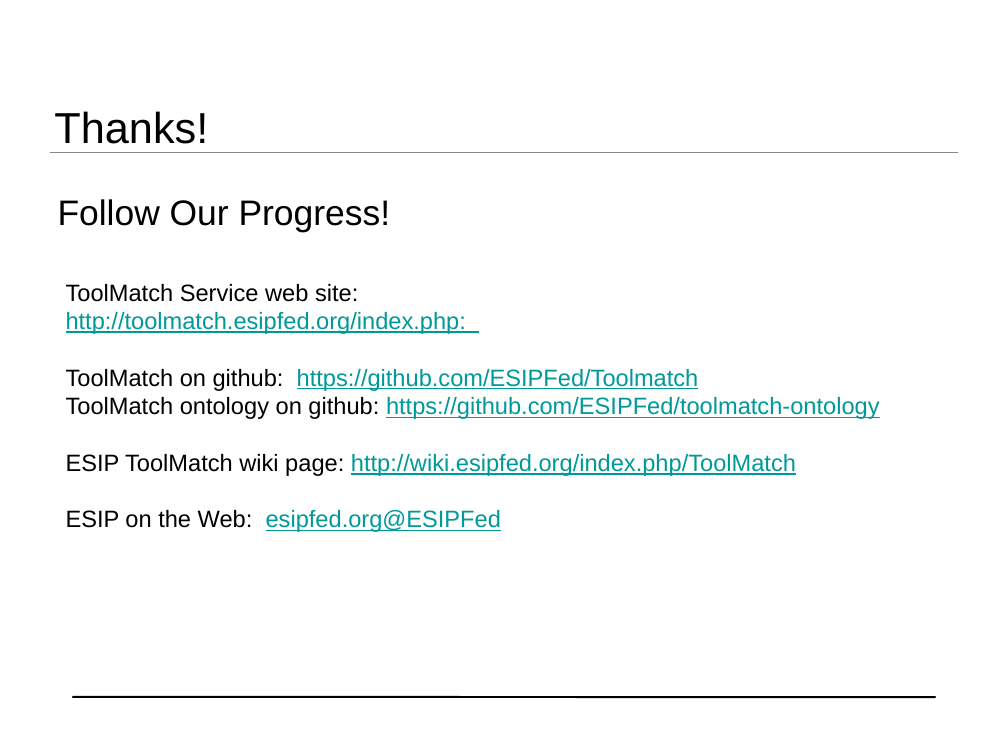
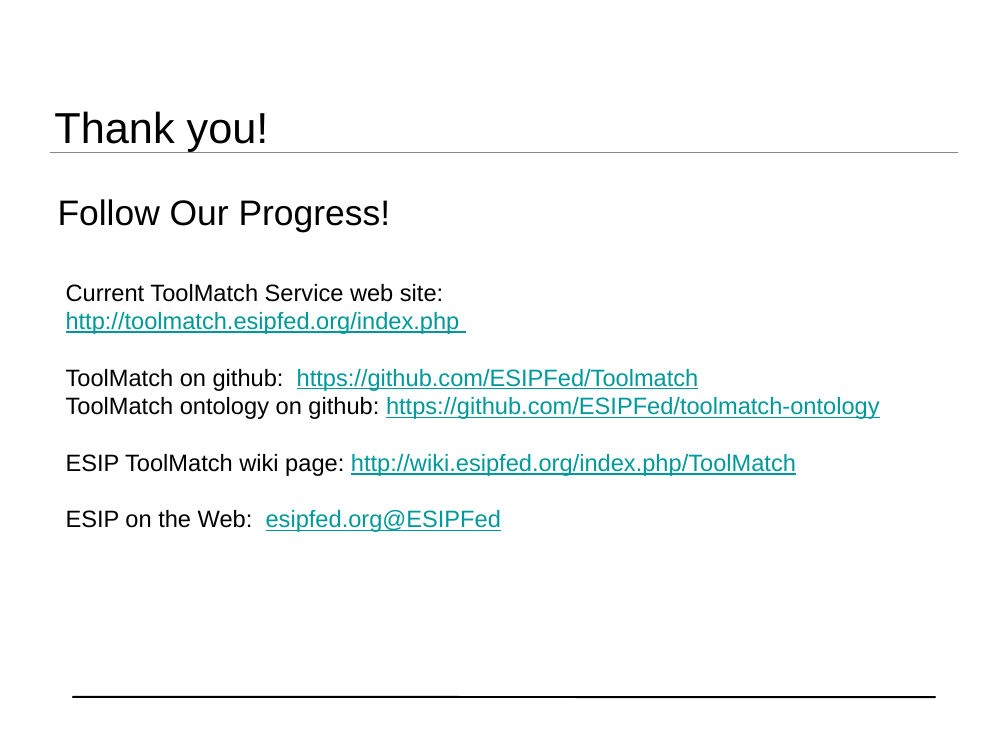
Before and after one commit to ESIPFed/toolmatch-ontology, a slide deck: slide 18 of 2016ESIPSprint/ToolMatch_Sprint_ESIPSummer2016_v2.pptx (slide 19 before the commit). Drawn at 1008x756 pixels with LibreOffice and Linux fonts; fonts in the diff are those of the drawing; background and template pictures are left out. Boxes give left, top, right and bottom in pixels: in the first picture for what was removed or moved away, otherwise in the second. Text is boxed around its words. In the diff, an @@ line names an element or a change of style, - is before the commit and + after.

```diff
--- a/2016ESIPSprint/ToolMatch_Sprint_ESIPSummer2016_v2.pptx
+++ b/2016ESIPSprint/ToolMatch_Sprint_ESIPSummer2016_v2.pptx
@@ title at [54,111,269,151]: text changed @@
-Thanks!
+Thank you!
@@ text at [66,284,460,334]: text changed @@
-ToolMatch Service web site:
-http://toolmatch.esipfed.org/index.php:
+Current ToolMatch Service web site:
+http://toolmatch.esipfed.org/index.php
```
Also in this commit, not shown: 6 other slides changed, 4 slides removed.
